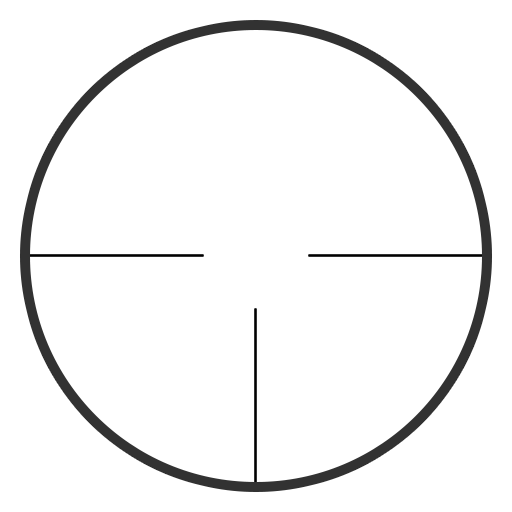
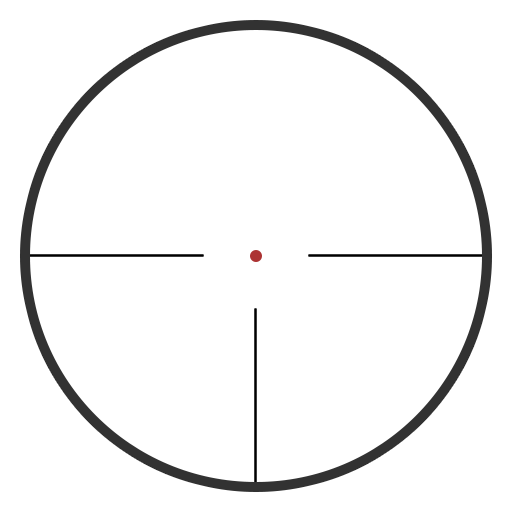
Layer changes from the first 512×512 image to the second:
added layer "Эллипс 2" above "Фигура 1 kопировать 2" over (250, 250, 262, 262)
